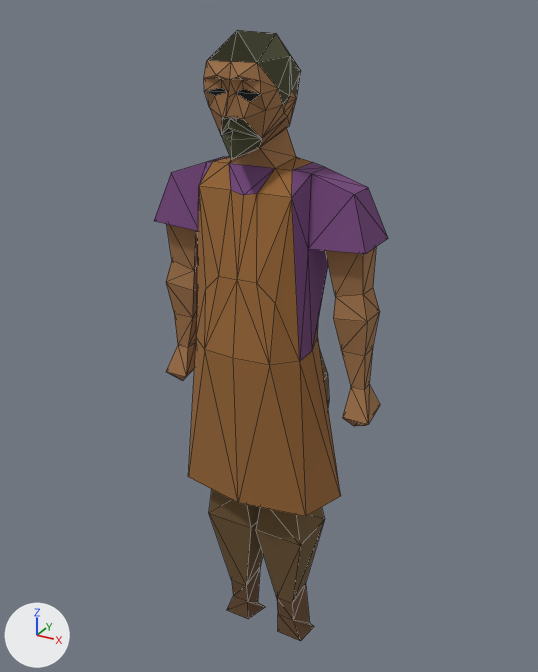
Renders of the glTF model public/models/kebab-sellers.gltf from each side of a commit.
The view is the same before and after, from a camera (50 mm lens) standing at (98.6, -177.8, 201.5) and looking at (-0.5, 2.4, 111.4). Lighting does not change. The marker at lower left points along +X, +Y and +Z. The first picture is the older version. Mesh edges are drawn as thin lines. Vertices at exactly the same position are counted once.
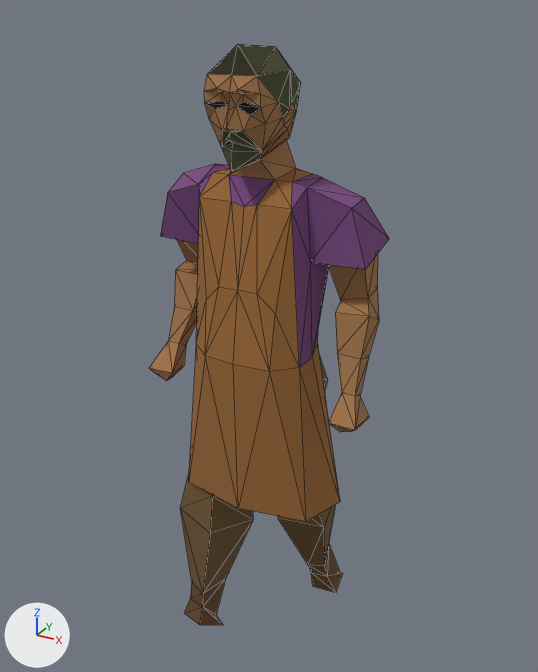
The newer file adds a shape key; the second version is drawn at full value of the shape key 'target_1' of 'Mesh_0', and the change is written as the vertex moves it makes.

What differs and where, as boxes [x1, y1, x2, y2] in the pictures (538 x 672 px; the box of a moved part takes in the faces that stretch with it):
'Mesh_0', reshaped: before [154, 30, 388, 641]; after [149, 44, 389, 625]
part 1 of me_mesh_0, rebuilt (36% wider, 8% shorter): before [209, 352, 329, 641]; after [180, 358, 343, 625]
part 2 of me_mesh_0, rebuilt: before [166, 224, 198, 381]; after [149, 240, 198, 381]
part 3 of me_mesh_0, rebuilt (7% narrower): before [325, 247, 380, 426]; after [328, 254, 379, 432]
part 4 of me_mesh_0, moved or reshaped: before [154, 30, 388, 516]; after [161, 44, 389, 522]

The edits, one by one:
me_mesh_0 is used by ob_mesh_0; location (0.0, 0.0, 0.0).
me_mesh_0 had 236 vertices, 447 faces and spanned x -35.0..35.0, y -20.0..12.0, z -1.0..197.0.
me_mesh_0 now has 241 vertices, 447 faces and spans x -35.0..35.0, y -42.0..33.0, z -3.0..194.0.
me_mesh_0 part 1: the loose piece of 62 vertices spanning x -17.0..17.0, y -9.0..12.0, z -1.0..123.0 is rebuilt with 62 vertices and now spans x -27.0..19.0, y -18.0..33.0, z -3.0..121.0.
me_mesh_0 part 2: the loose piece of 28 vertices spanning x -35.0..-20.0, y -5.0..5.0, z 91.0..146.0 is rebuilt with 28 vertices and now spans x -35.0..-20.0, y -15.0..12.0, z 95.0..146.0.
me_mesh_0 part 3: the loose piece of 28 vertices spanning x 20.0..35.0, y -5.0..5.0, z 91.0..146.0 is rebuilt with 28 vertices and now spans x 20.0..35.0, y -14.0..8.0, z 93.0..145.0.
Part 4, on me_mesh_0:
115 vertices are removed from x -33.0..33.0, y -20.0..10.0, z 64.0..197.0.
229 faces are deleted.
120 vertices are added at x -33.0..33.0, y -42.0..10.0, z 62.0..194.0.
229 new faces join them.
